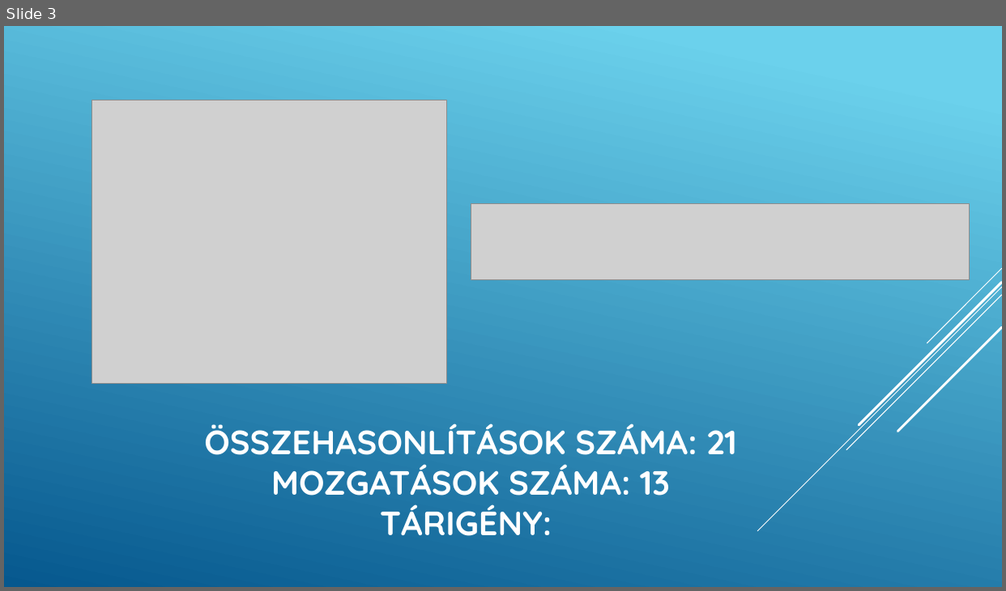
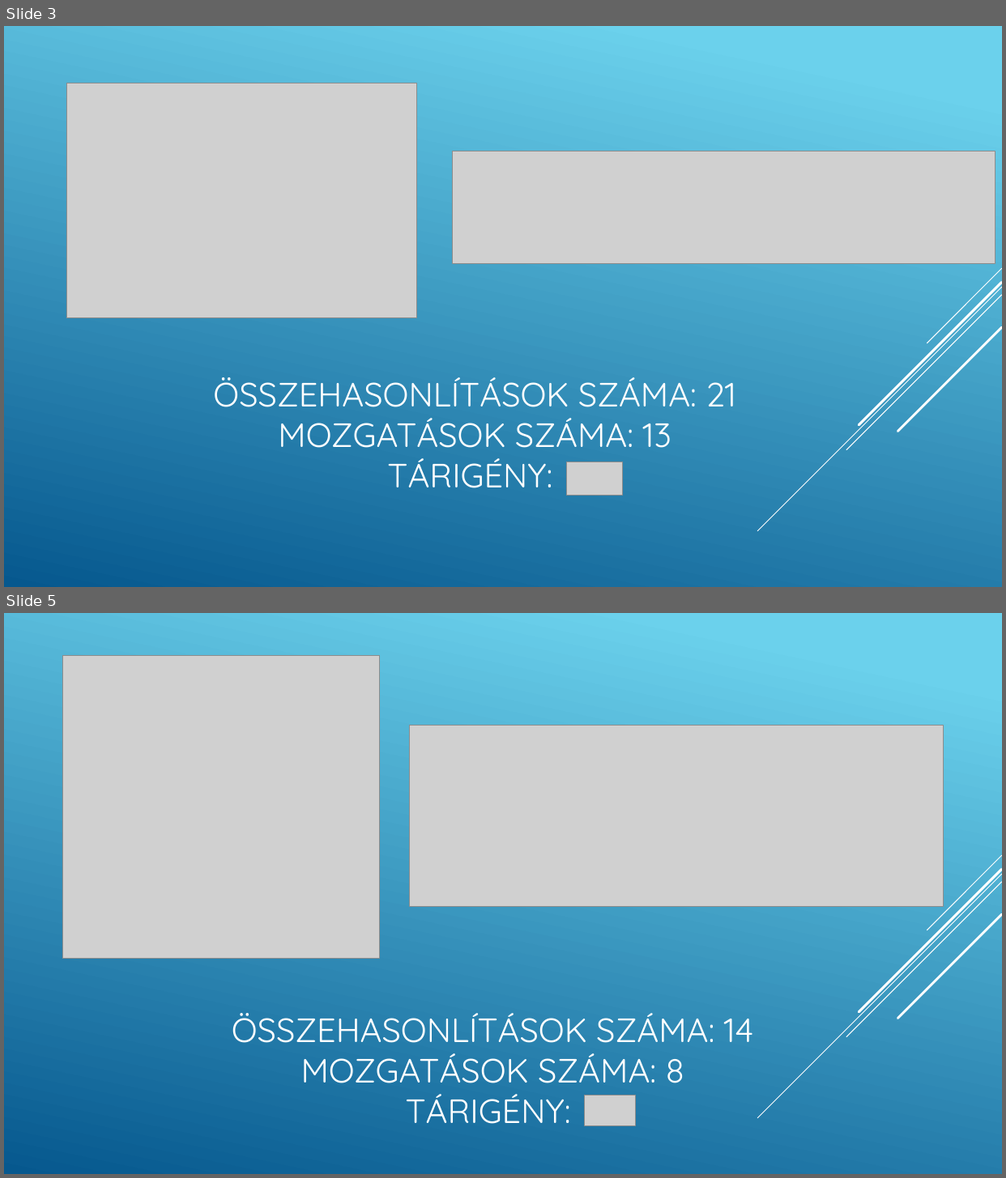
Before and after one commit to daroczinimrod/3asProjekt, a slide deck: Buborékrendezés.pptx. Shown one above the other, each under a label of ours: slide 3 before the commit, slides 3 and 5 after it; the slides between them are not shown. The pictures are 1006x591 and 1006x1178 pixels, drawn with LibreOffice and Linux fonts; fonts in the diff are those of the drawing; grey boxes stand for pictures. Boxes give left, top, right and bottom in pixels: in the first picture for what was removed or moved away, otherwise in the second. Text is boxed around its words. In the diff, an @@ line names an element or a change of style, - is before the commit and + after.

```diff
--- a/Buborékrendezés.pptx
+++ b/Buborékrendezés.pptx
@@ slide 5 added at (4, 613, 1002, 1174), background gradient #6ED2EB to #06588E; not listed: 5 template elements that a slide beside it also shows @@
@@ picture added at (62, 656, 379, 958) @@
@@ picture added at (409, 726, 944, 906) @@
@@ title added at (232, 1013, 754, 1124), 32.4 pt, text #FFFFFF @@
+ÖSSZEHASONLÍTÁSOK SZÁMA: 14
+MOZGATÁSOK SZÁMA: 8
+TÁRIGÉNY:
@@ picture added at (584, 1096, 635, 1126) @@
@@ slide 3 changed as well @@
@@ picture: place and size @@
-picture at (91, 100, 447, 383)
+picture at (67, 84, 417, 318)
@@ picture added at (454, 151, 996, 264) @@
@@ picture removed at (471, 203, 969, 280) @@
@@ title "ÖSSZEHASONLÍTÁSOK SZÁMA: 21 MOZGATÁSOK SZÁMA: ...": place and size @@
-title "ÖSSZEHASONLÍTÁSOK SZÁMA: 21 MOZGATÁSOK SZÁMA: ..." at (204, 424, 736, 536)
+title "ÖSSZEHASONLÍTÁSOK SZÁMA: 21 MOZGATÁSOK SZÁMA: ..." at (213, 378, 735, 489)
@@ title "ÖSSZEHASONLÍTÁSOK SZÁMA: 21 MOZGATÁSOK SZÁMA: ..." at (213, 378, 735, 489): bold off @@
@@ picture added at (566, 463, 622, 495) @@
```
Also in this commit, not shown: 2 other slides changed, 1 other slide added, 1 other file.
